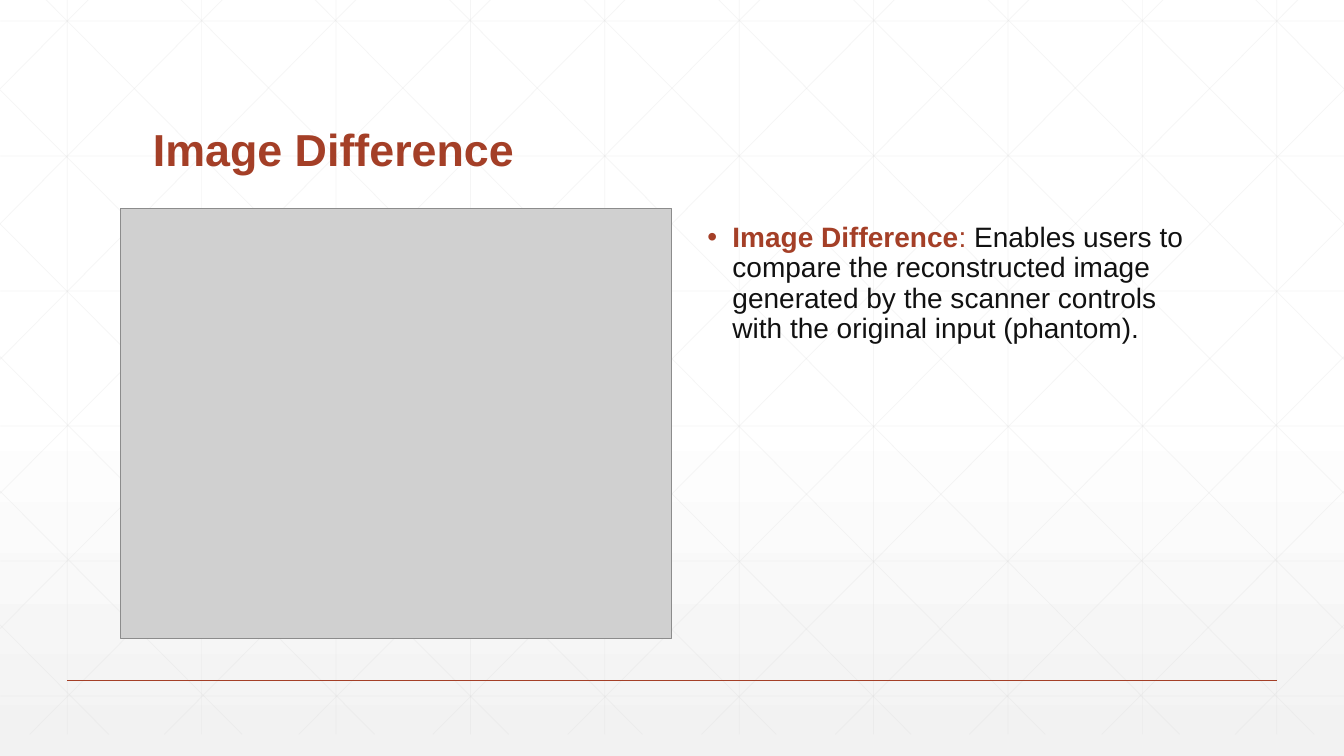
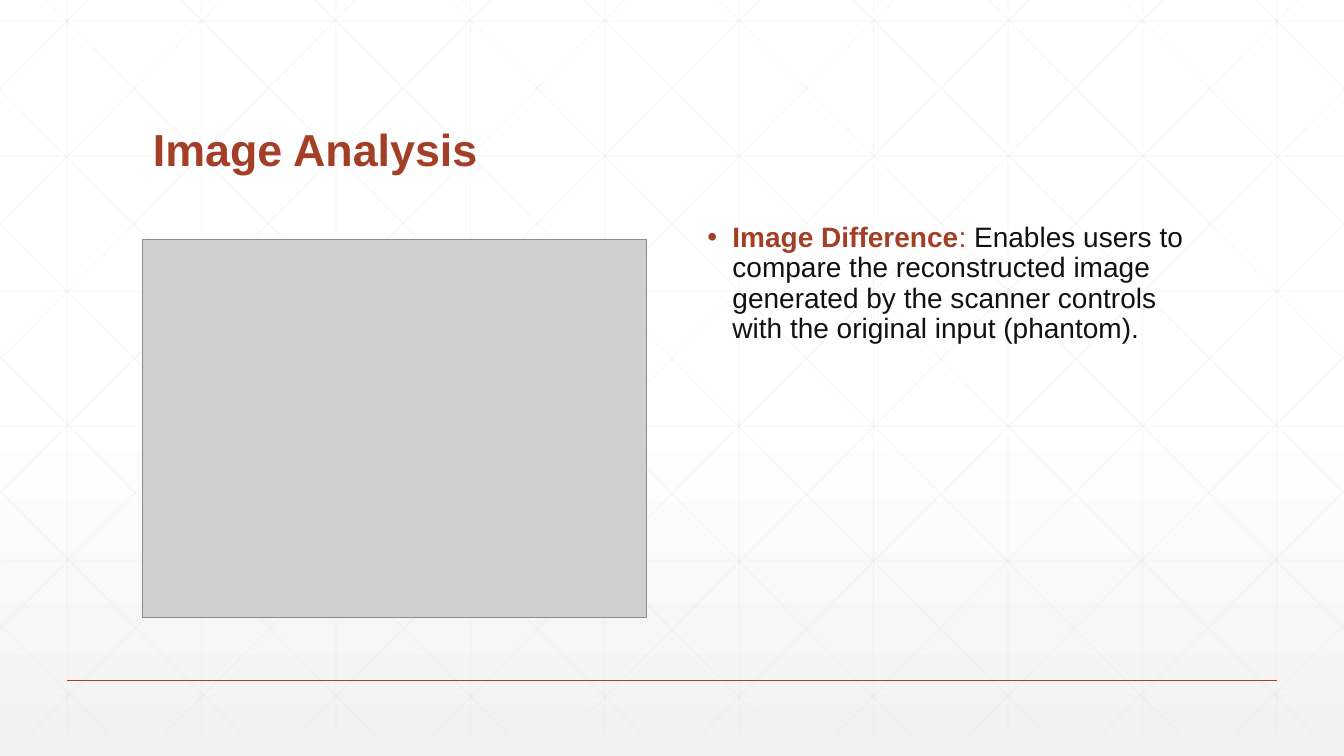
Before and after one commit to IlianaCh/VirtualCTScanner, a slide deck: slide 14 of Virtual CT Scanner.pptx (slide 15 before the commit). Drawn at 1344x756 pixels with LibreOffice and Linux fonts; fonts in the diff are those of the drawing; grey boxes stand for pictures. Boxes give left, top, right and bottom in pixels: in the first picture for what was removed or moved away, otherwise in the second. Text is boxed around its words. In the diff, an @@ line names an element or a change of style, - is before the commit and + after.

```diff
--- a/Virtual CT Scanner.pptx
+++ b/Virtual CT Scanner.pptx
@@ title at (x1=153, y1=133, x2=477, y2=175): text changed @@
-Image Difference
+Image Analysis
@@ picture resized from (x1=120, y1=209, x2=671, y2=639) to (x1=143, y1=239, x2=647, y2=617) @@
```
Also in this commit, not shown: 11 other slides changed, 1 slide removed.
